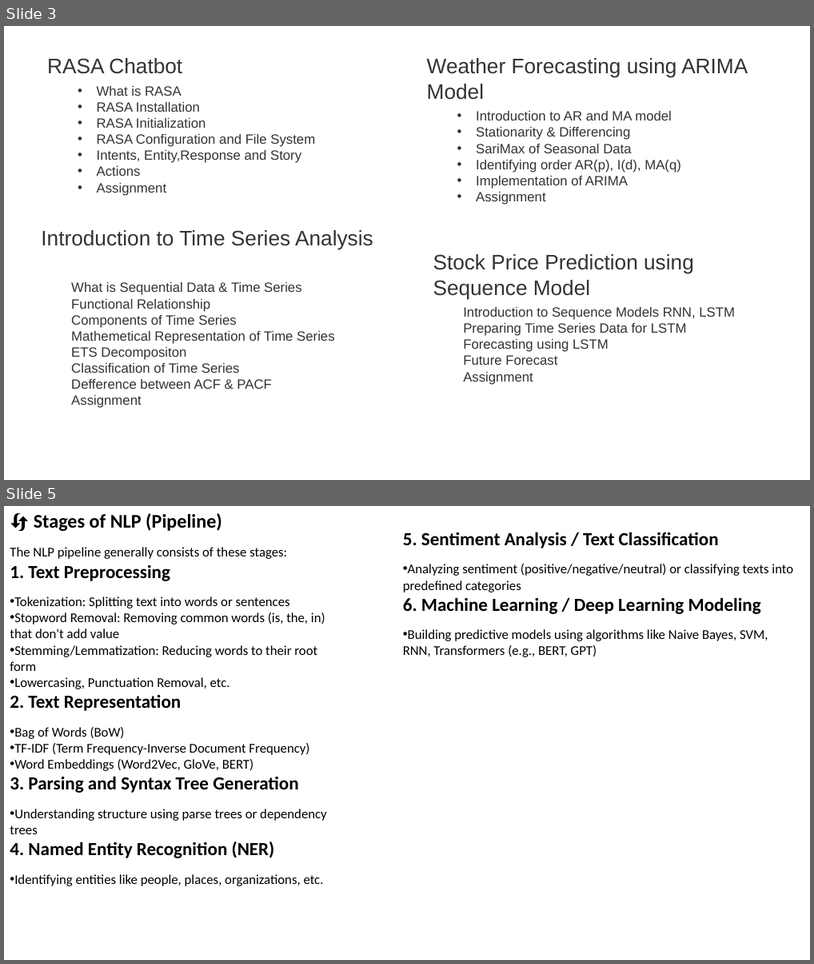
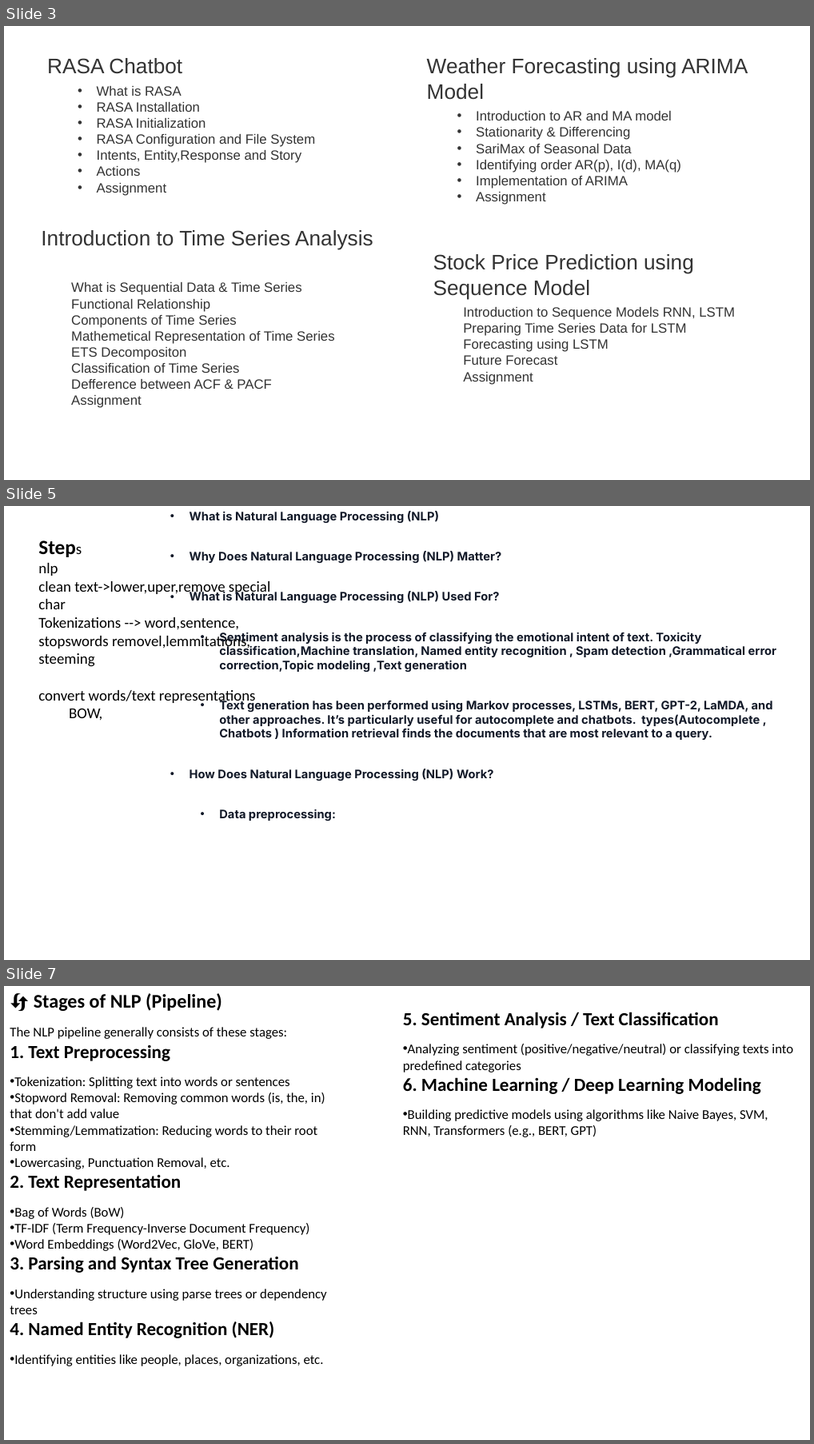
Before and after one commit to shahil04/ds_materials, a slide deck: 9.Deep_learning/class_11.1_text_vectorizarion_sentiment_analysis.pptx. Shown one above the other, each under a label of ours: slides 3 and 5 before the commit, slides 3, 5 and 7 after it; the slides between them are not shown. The pictures are 814x964 and 814x1444 pixels, drawn with LibreOffice and Linux fonts; fonts in the diff are those of the drawing. Boxes give left, top, right and bottom in pixels: in the first picture for what was removed or moved away, otherwise in the second. Text is boxed around its words. In the diff, an @@ line names an element or a change of style, - is before the commit and + after.

```diff
--- a/9.Deep_learning/class_11.1_text_vectorizarion_sentiment_analysis.pptx
+++ b/9.Deep_learning/class_11.1_text_vectorizarion_sentiment_analysis.pptx
@@ slide 5 added at box(4, 506, 810, 960), background #FFFFFF @@
@@ text added at box(190, 511, 778, 820), 14 pt, text #111827, bold @@
+• What is Natural Language Processing (NLP)
+• Why Does Natural Language Processing (NLP) Matter?
+• What is Natural Language Processing (NLP) Used For?
+  • Sentiment analysis is the process of classifying the emotional intent of text. Toxicity classification,Machine translation, Named entity recognition , Spam detection ,Grammatical error correction,Topic modeling ,Text generation
+  • Text generation has been performed using Markov processes, LSTMs, BERT, GPT-2, LaMDA, and other approaches. It’s particularly useful for autocomplete and chatbots. types(Autocomplete , Chatbots ) Information retrieval finds the documents that are most relevant to a query.
+• How Does Natural Language Processing (NLP) Work?
+  • Data preprocessing:
@@ text added at box(38, 563, 270, 720), 18 pt, text #000000 @@
+Steps
+nlp
+clean text->lower,uper,remove special char
+Tokenizations --> word,sentence, stopswords removel,lemmitations, steeming
+convert words/text representations
+BOW,
@@ what was slide 5 is now slide 7 @@
```
Also in this commit, not shown: 2 slides changed, 1 other slide added, 19 other files.
